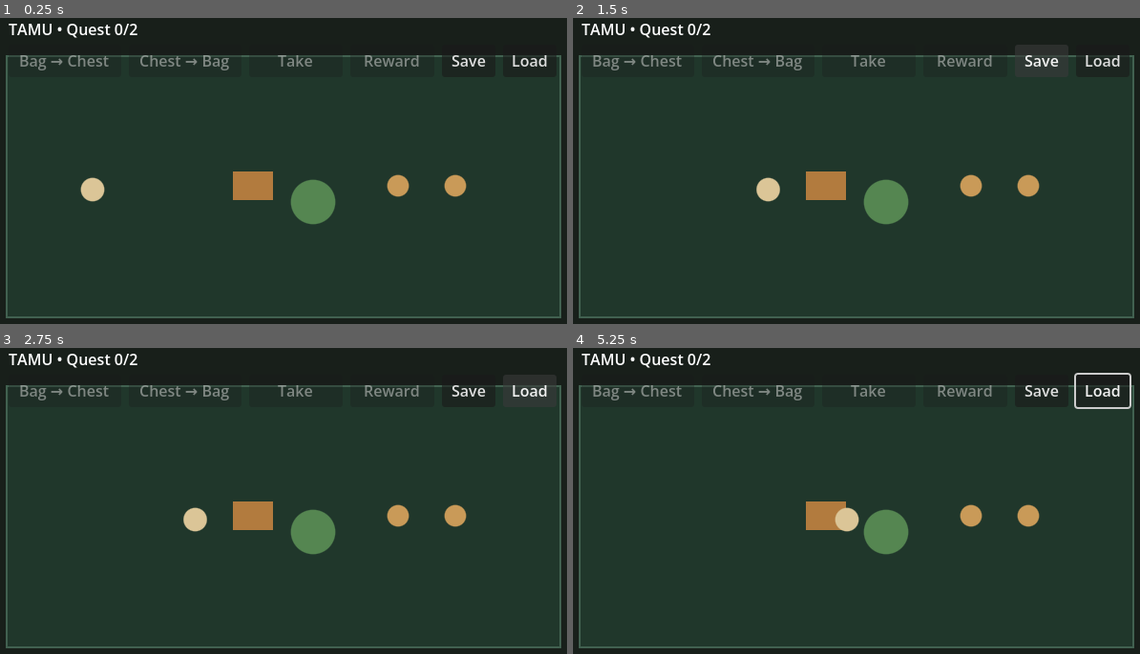
Above: before the commit, frames 1-4 (two rows, left to right).
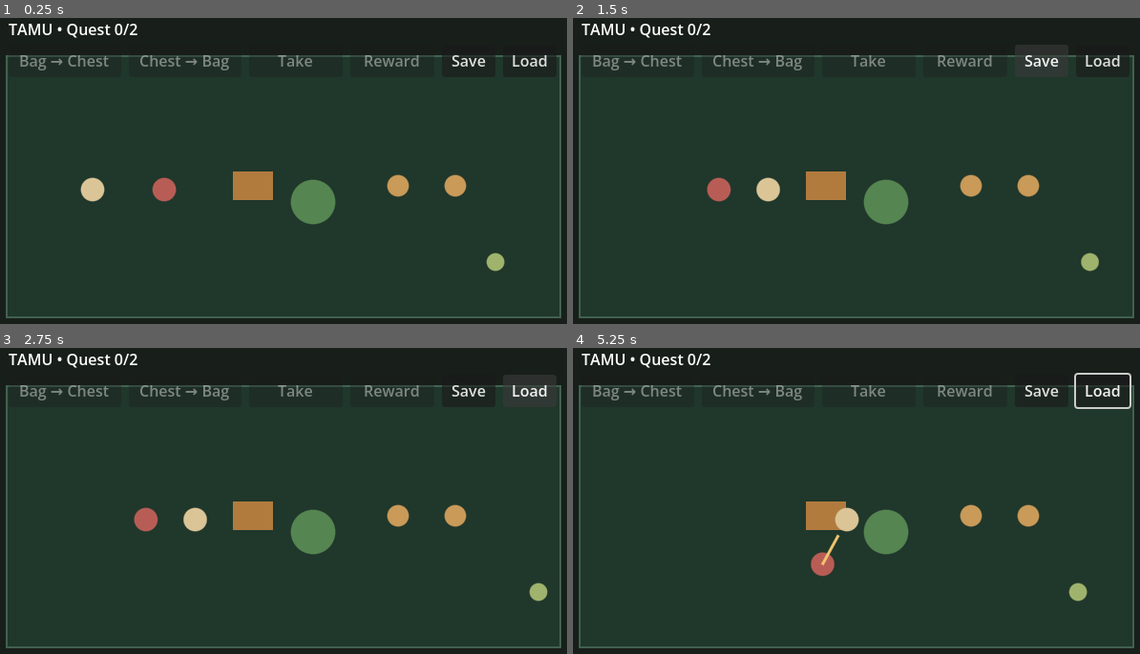
Above: after the commit, the same moments.

Repository: TheOsmanYILDIRIM/TAMU-Topdown
Game: Godot game, scene res://scenes/prototype.tscn
Two runs of this game, one before a commit and one after it. Both use one fixed random seed, a clock stepped at 60 frames per second and the inputs below.
Inputs (mouse positions are in pixels of both pictures, inside the frame that each line leads up to):
- Up to frame 1 (0.25 s): no input
- Up to frame 2 (1.5 s): tap Enter at 0.5 s; move the mouse to (992, 158) at 0.52 s; hold Right (ui_right) 0.53-1.25 s; click (992, 158) at 0.67 s; tap Space at 0.77 s; click "Save" at 1.25 s
- Up to frame 3 (2.75 s): click "Load" at 2 s
- Up to frame 4 (5.25 s): move the mouse to (731, 522) at 2.77 s; hold Down (ui_down) 2.78-3.53 s; move the mouse to (918, 430) at 3.52 s; hold Right (ui_right) 3.53-4.28 s; move the mouse to (828, 574) at 4.27 s; hold Up (ui_up) 4.28-5.03 s; click (828, 574) at 4.42 s; move the mouse to (1037, 559) at 5.02 s; hold Left (ui_left) from 5.03 s (still down)

The runs differ from the first frame. In frame 1, 0.4% of the frame differs, in the area x 26-90%, y 52-83%; in frame 2, 0.4%; in frame 3, 0.4%; in frame 4, 0.5%, in the area x 41-91%, y 60-83%.
Error before the commit: Parse Error: Assigned value for constant "REQUIRED_STATES" isn't a constant expression. (res://scripts/combat_target.gd:4)

Commit message:
Fix FSM required-state initialization

Diff:
--- a/scripts/combat_target.gd
+++ b/scripts/combat_target.gd
@@ -1,7 +1,7 @@
 extends Node2D
 class_name TamuCombatTarget
 
-const REQUIRED_STATES := PackedStringArray(["Roam", "Chase", "Windup", "Attack", "Recover", "Dead"])
+var required_states: PackedStringArray = PackedStringArray(["Roam", "Chase", "Windup", "Attack", "Recover", "Dead"])
 const CHASE_RADIUS: float = 140.0
 const LEASH_RADIUS: float = 190.0
 const ATTACK_RANGE: float = 54.0
@@ -42,7 +42,7 @@
 	attack_hit_box.ignore_collisions = true
 	attack_hit_box.monitoring = false
 	assert(
-		state_machine.validate_state_names(REQUIRED_STATES),
+		state_machine.validate_state_names(required_states),
 		"Enemy FSM is missing a required state."
 	)
 	queue_redraw()
--- a/scripts/passive_animal.gd
+++ b/scripts/passive_animal.gd
@@ -1,7 +1,7 @@
 extends Node2D
 class_name TamuPassiveAnimal
 
-const REQUIRED_STATES := PackedStringArray(["Idle", "Roam", "Flee"])
+var required_states: PackedStringArray = PackedStringArray(["Idle", "Roam", "Flee"])
 const IDLE_SECONDS: float = 0.12
 const ROAM_SPEED: float = 18.0
 const FLEE_SPEED: float = 72.0
@@ -18,7 +18,7 @@
 
 func _ready() -> void:
 	assert(
-		state_machine.validate_state_names(REQUIRED_STATES),
+		state_machine.validate_state_names(required_states),
 		"Passive animal FSM is missing a required state."
 	)
 	queue_redraw()
